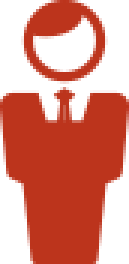
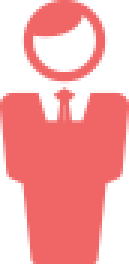
Layer changes from the first (129, 264) image to the second:
pixels changed over [0, 0, 129, 264] (layer not identified)
